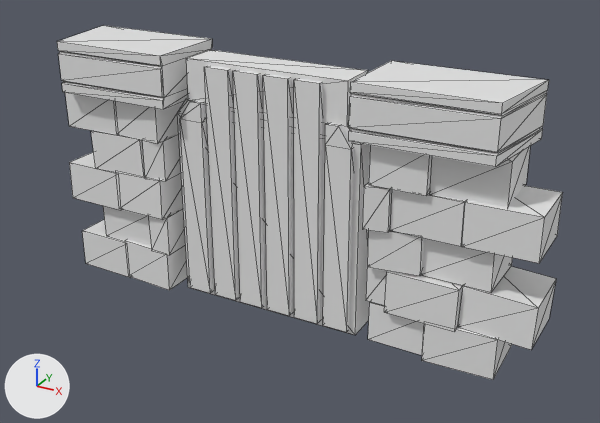
Two versions of the glTF model Assets/3D/wall_door_chunk.glb, one commit apart.
Rendered twice from a camera (50 mm lens) standing at (1.041, -1.761, 1.141) and looking at (0.076, -0.007, 0.263). Lighting does not change. The marker at lower left points along +X, +Y and +Z. The first picture is the older version. Mesh edges are drawn as thin lines. Vertices at exactly the same position are counted once.

Names of what the first picture shows: 'WallChunkDoor'.
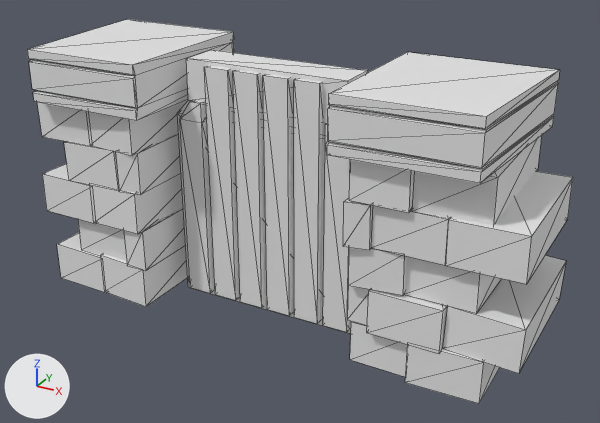
The change, as a list of edits to the scene's bpy script:
```text
Change me_plane_015:
    used by ob_wallchunkdoor; location = (0.0, 0.0, 0.0)
    remove me_plane_015.from_pydata(...)  # 312 vertices, 500 faces; spans x -0.647..0.726, y -0.118..0.113, z -0.037..0.66
    add me_plane_015.from_pydata(...)  # 312 vertices, 500 faces; spans x -0.647..0.726, y -0.225..0.221, z -0.037..0.66
    me_plane_015 part 1: the loose piece of 8 vertices spanning x 0.359..0.537, y -0.08..0.084, z 0.302..0.412 is scaled about its middle by (1, 2.32, 1)
    me_plane_015 part 2: 60 of the vertices in x 0.264..0.724, y -0.118..-0.055, z -0.032..0.66 are moved by (0.0, -0.107, 0.0)
    me_plane_015 part 3: 60 of the vertices in x 0.264..0.726, y 0.061..0.113, z -0.032..0.66 are moved by (0.0, 0.107, 0.0)
    me_plane_015 part 4: all 56 vertices in x -0.645..-0.264, y -0.118..-0.069, z -0.037..0.66 are moved by (0.0, -0.107, 0.0)
    me_plane_015 part 5: all 56 vertices in x -0.647..-0.264, y 0.072..0.113, z -0.037..0.66 are moved by (0.0, 0.107, 0.0)
```

What differs and where, as boxes [x1, y1, x2, y2] in the pictures (600 x 423 px; the box of a moved part takes in the faces that stretch with it):
'WallChunkDoor', reshaped (8% wider, 8% taller)
    before: [57, 25, 563, 380]
    after: [27, 19, 573, 403]
part 1 of me_plane_015, moved or reshaped
    before: [390, 189, 466, 246]
    after: [371, 205, 450, 265]
part 2 of me_plane_015, moved or reshaped
    before: [349, 82, 545, 380]
    after: [327, 94, 532, 403]
part 3 of me_plane_015, moved or reshaped
    before: [351, 61, 563, 379]
    after: [328, 52, 573, 403]
part 4 of me_plane_015, moved or reshaped
    before: [57, 42, 169, 290]
    after: [27, 49, 146, 307]
part 5 of me_plane_015, moved or reshaped
    before: [57, 25, 212, 290]
    after: [28, 19, 234, 306]
